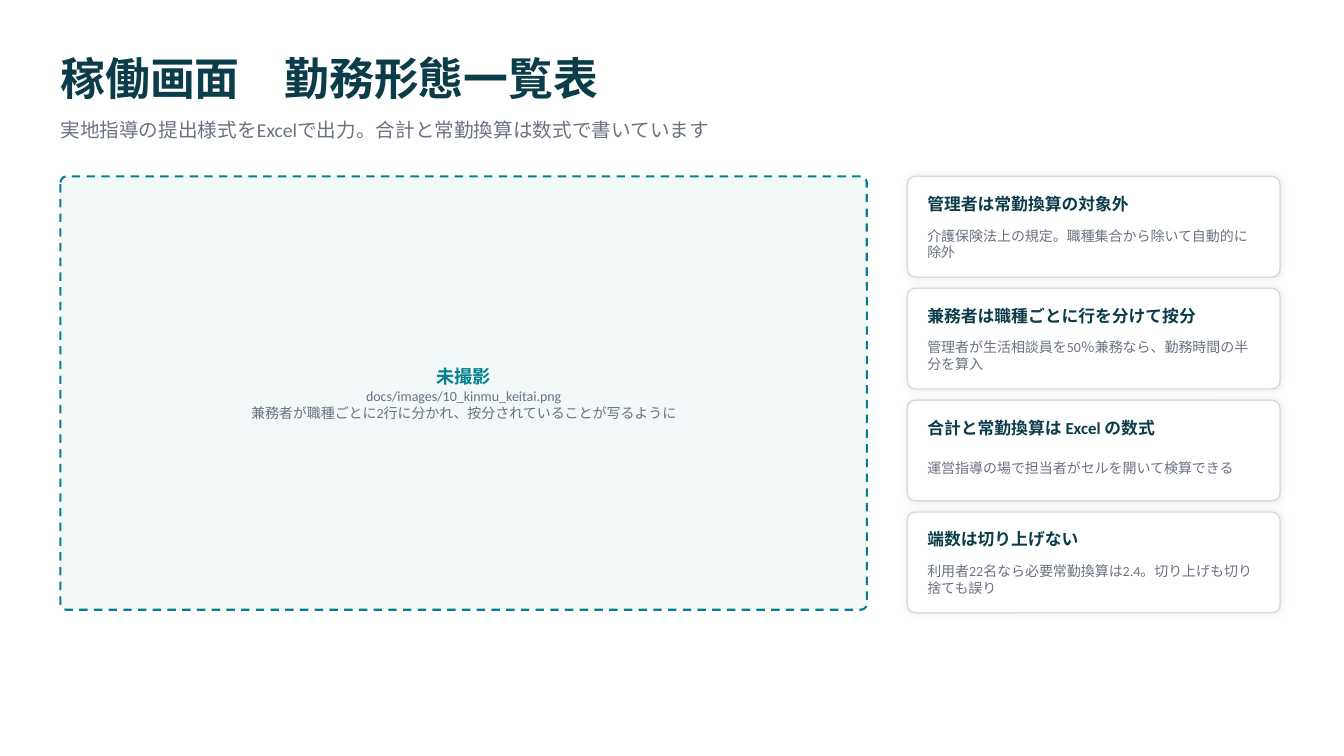
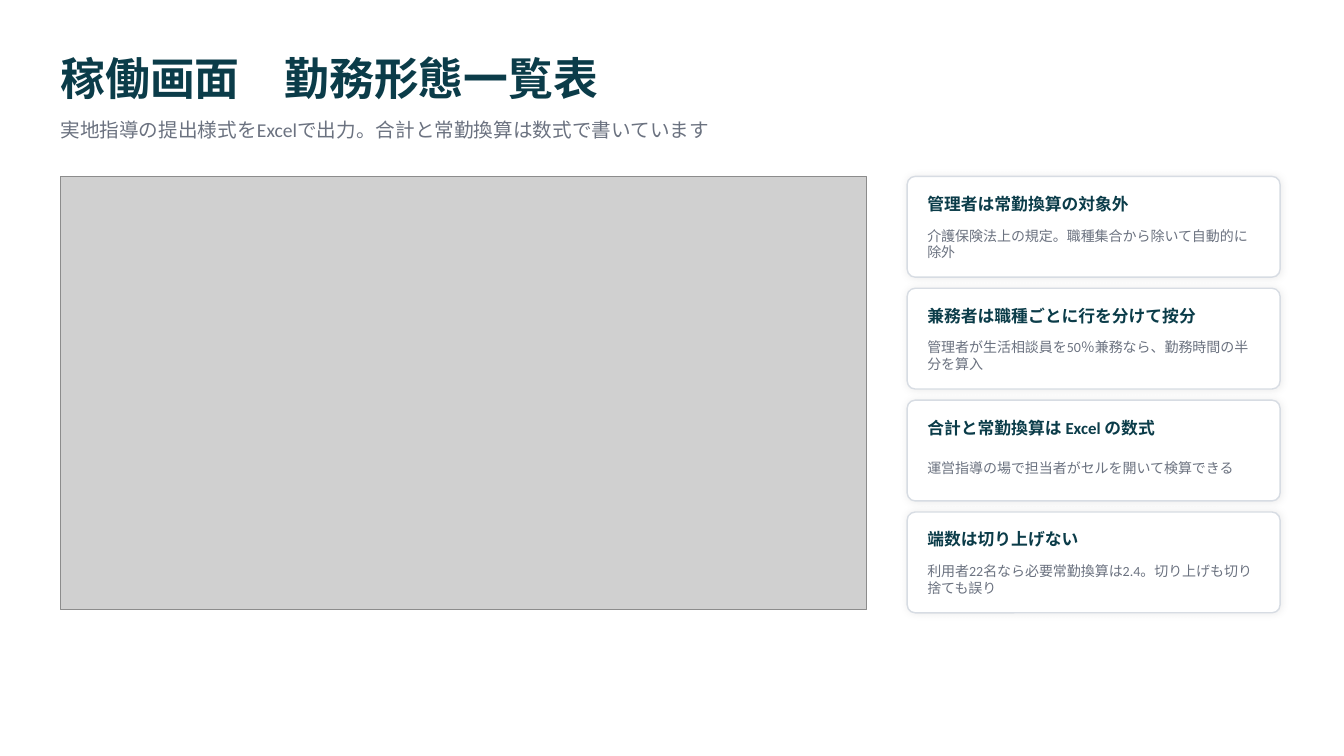
Before and after one commit to FloatedGecko667/careshift-guard, a slide deck: slide 7 of docs/発表スライド_CareShift_Guard.pptx (slide 6 before the commit). Drawn at 1344x756 pixels with LibreOffice and Linux fonts; fonts in the diff are those of the drawing; grey boxes stand for pictures. Boxes give left, top, right and bottom in pixels: in the first picture for what was removed or moved away, otherwise in the second. Text is boxed around its words. In the diff, an @@ line names an element or a change of style, - is before the commit and + after.

Commit message:
fix(compose): PostgreSQL 18 のデータディレクトリ変更に追従する
postgres:18 の公式イメージは、データの置き場所を
/var/lib/postgresql/data から /var/lib/postgresql へ変更している。
旧来の位置にボリュームをマウントすると「unused mount/volume」と
判定され、起動時にエラーで停止する。実際にローカル検証で db が
Restarting を繰り返し、web と nginx が起動できない状態になった。

あわせて、証跡の取得と発表資料の生成を自動化する。

- pyproject: starlette.testclient が要求する httpx2 を dev に追加。
  入れていないと TestClient の import で RuntimeError になり、
  コンテナ内でのテストが3ファイルまるごと収集エラーになる。
- capture_demo.sh: healthcheck 未定義のコンテナで
  docker inspect のテンプレートが実行時エラーになる問題を修正
- scripts/render_evidence.py: 証跡テキストを画像化する。
  幅は内容から決める（固定幅では compose ps の右端が切れる）
- scripts/render_xlsx.py: 勤務形態一覧表を LibreOffice 経由で画像化
- scripts/build_pv.py: 紹介動画(MP4)を組み立てる。
  ffmpeg は -framerate を -i より前に置く（後ろだと 25fps 分を
  生成して捨てるため6倍遅くなる）
- build_slides.js: 紹介動画を addMedia で pptx 自体に埋め込む。
  日別判定のスライドを追加し、証拠スライドを実測値に合わせる
- Makefile: demo / xlsximg / evidence / pv を追加

```diff
--- a/docs/発表スライド_CareShift_Guard.pptx
+++ b/docs/発表スライド_CareShift_Guard.pptx
@@ rounded rectangle removed at (x1=60, y1=176, x2=867, y2=610) @@
@@ picture added at (x1=60, y1=176, x2=867, y2=610) @@
@@ text removed at (x1=251, y1=367, x2=676, y2=419) @@
-未撮影
-docs/images/10_kinmu_keitai.png
-兼務者が職種ごとに2行に分かれ、按分されていることが写るように
```
Also in this commit, not shown: 2 other slides changed, 3 slides added, 1 slide removed, 28 other files.
